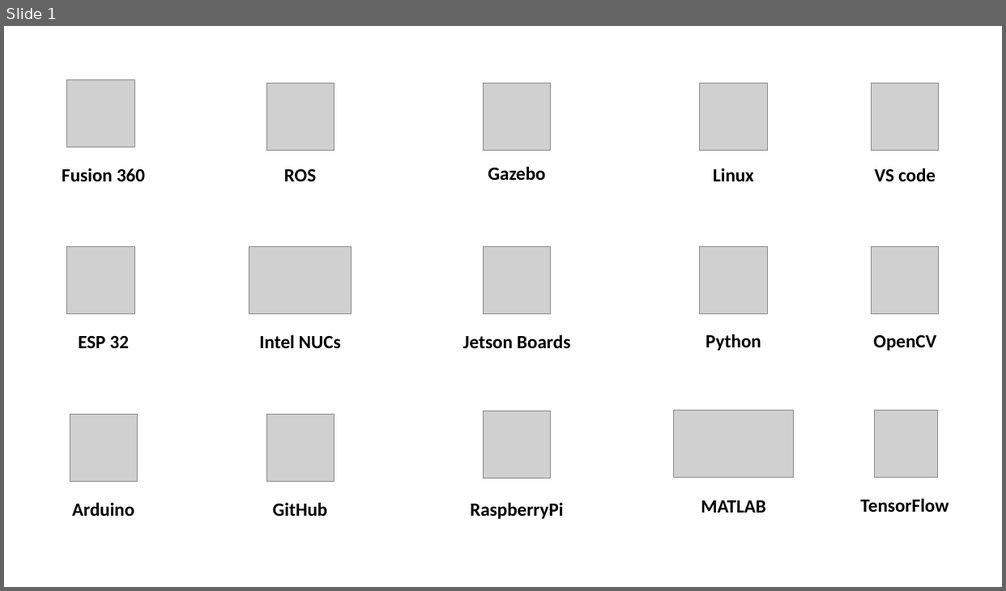
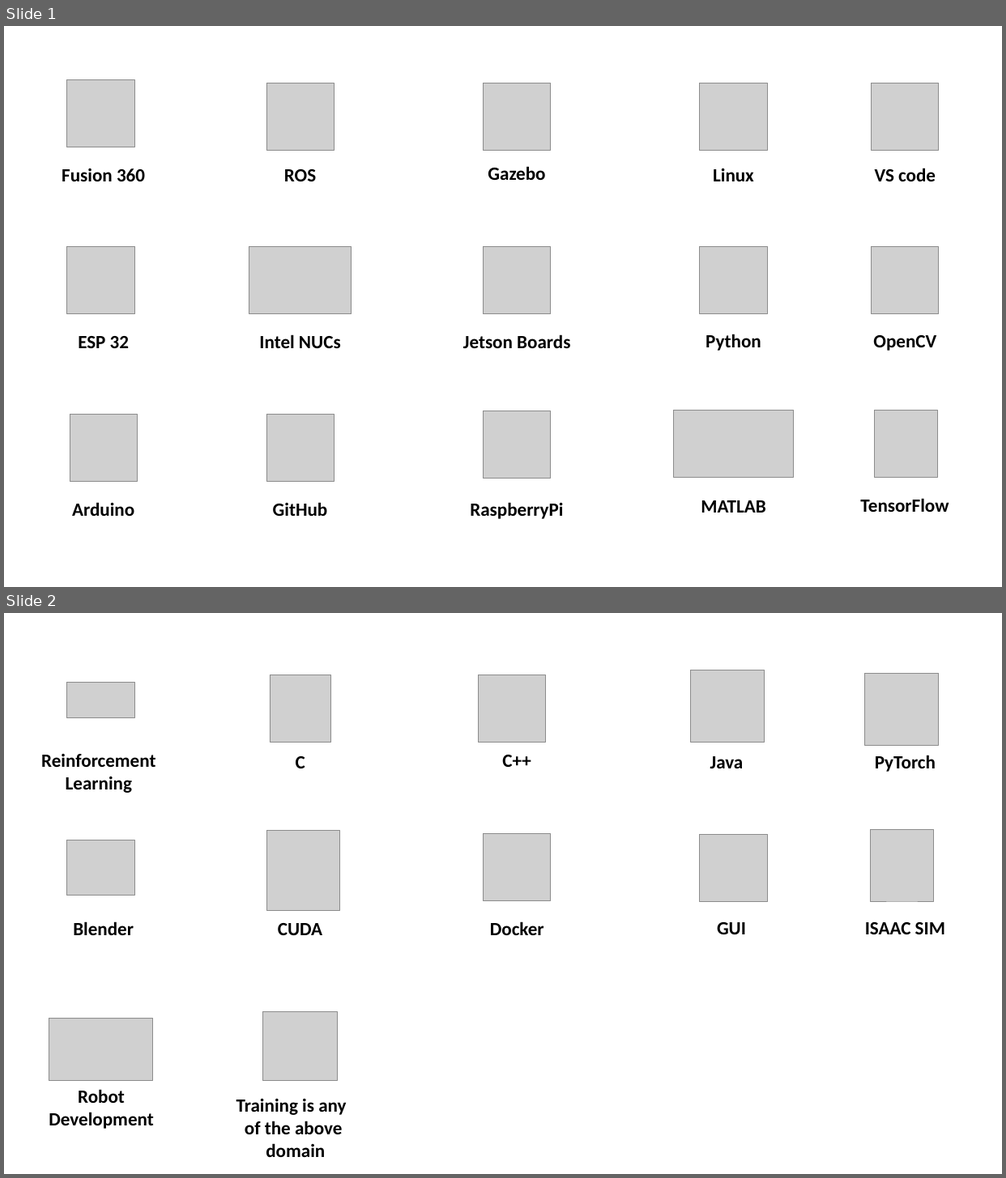
Before and after one commit to Raunakabhani/Raunakabhani.github.io, a slide deck: img/logo/skills.pptx. Shown one above the other, each under a label of ours: slide 1 before the commit, slides 1 and 2 after it. The pictures are 1006x591 and 1006x1178 pixels, drawn with LibreOffice and Linux fonts; fonts in the diff are those of the drawing; grey boxes stand for pictures. Boxes give left, top, right and bottom in pixels: in the first picture for what was removed or moved away, otherwise in the second. Text is boxed around its words. In the diff, an @@ line names an element or a change of style, - is before the commit and + after.

Commit message:
skills

```diff
--- a/img/logo/skills.pptx
+++ b/img/logo/skills.pptx
@@ slide 2 added at [4,613,1002,1174], background #FFFFFF @@
@@ picture added at [67,683,134,718] @@
@@ picture added at [270,675,330,743] @@
@@ picture added at [478,675,545,743] @@
@@ picture added at [691,670,764,742] @@
@@ picture added at [865,673,938,745] @@
@@ text added at [41,754,155,793], 18 pt, text #000000, bold @@
+Reinforcement
+Learning
@@ text added at [296,756,305,769], 18 pt, text #000000, bold @@
+C
@@ text added at [502,755,530,767], 18 pt, text #000000, bold @@
+C++
@@ text added at [710,756,744,769], 18 pt, text #000000, bold @@
+Java
@@ text added at [875,755,936,772], 18 pt, text #000000, bold @@
+PyTorch
@@ picture added at [266,831,339,911] @@
@@ picture added at [871,830,933,901] @@
@@ picture added at [67,841,134,896] @@
@@ picture added at [484,834,551,901] @@
@@ picture added at [701,835,768,902] @@
@@ text added at [73,922,134,935], 18 pt, text #000000, bold @@
+Blender
@@ text added at [278,923,322,935], 18 pt, text #000000, bold @@
+CUDA
@@ text added at [490,922,544,935], 18 pt, text #000000, bold @@
+Docker
@@ text added at [717,922,746,935], 18 pt, text #000000, bold @@
+GUI
@@ text added at [865,922,945,935], 18 pt, text #000000, bold @@
+ISAAC SIM
@@ picture added at [49,1019,152,1082] @@
@@ picture added at [263,1012,337,1081] @@
@@ text added at [49,1089,153,1129], 18 pt, text #000000, bold @@
+Robot
+Development
@@ text added at [236,1099,346,1157], 18 pt, text #000000, bold @@
+Training is any
+of the above
+domain
```
